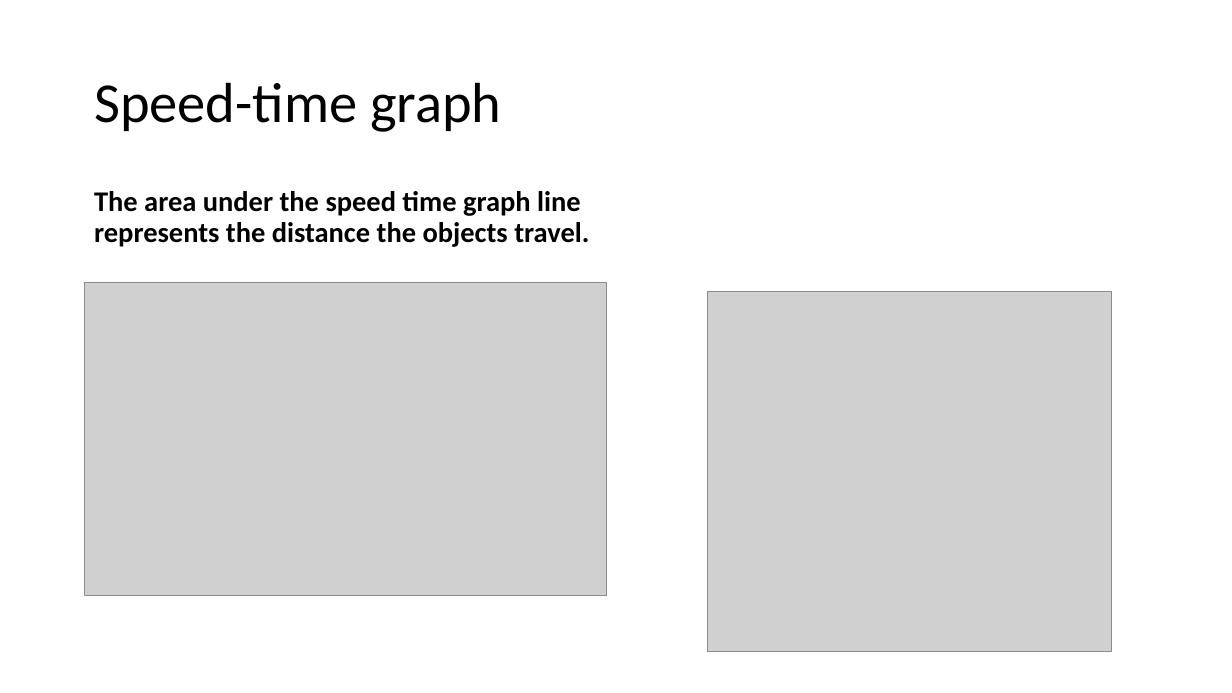
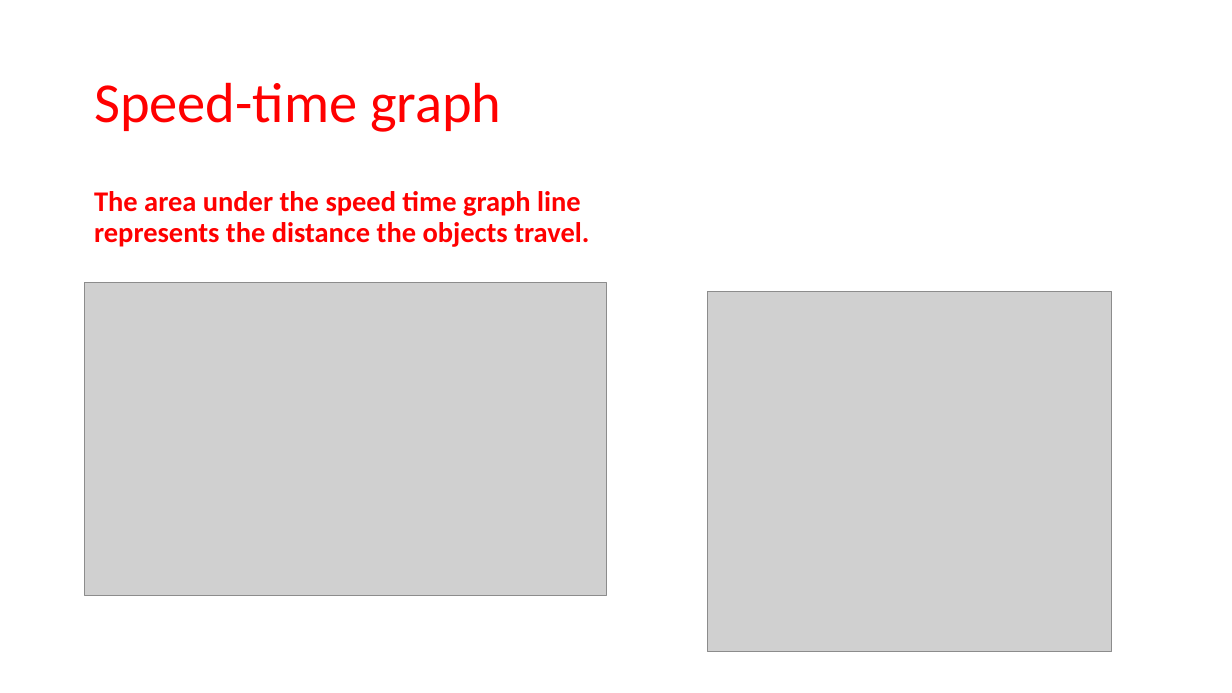
Before and after one commit to acsabai/acsabai.github.io, a slide deck: slide 6 of classes/Phys9b18/downloads/Motion along a straight line.pptx. Drawn at 1232x693 pixels with LibreOffice and Linux fonts; fonts in the diff are those of the drawing; grey boxes stand for pictures. Boxes give left, top, right and bottom in pixels: in the first picture for what was removed or moved away, otherwise in the second. Text is boxed around its words. In the diff, an @@ line names an element or a change of style, - is before the commit and + after.

```diff
--- a/classes/Phys9b18/downloads/Motion along a straight line.pptx
+++ b/classes/Phys9b18/downloads/Motion along a straight line.pptx
@@ title "Speed-time graph" at <box>94,82,501,132</box>: text colour #000000 to #FF0000 @@
@@ text "The area under the speed ..." at <box>94,191,589,247</box>: text colour #000000 to #FF0000 @@
```
Also in this commit, not shown: 4 other slides changed, 1 slide added.
